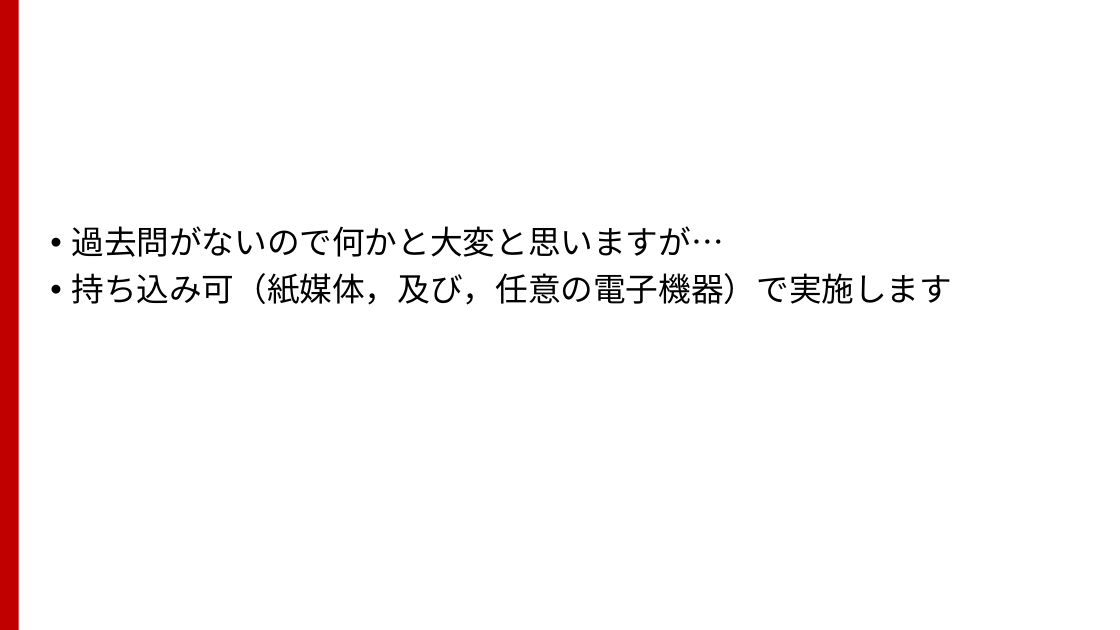
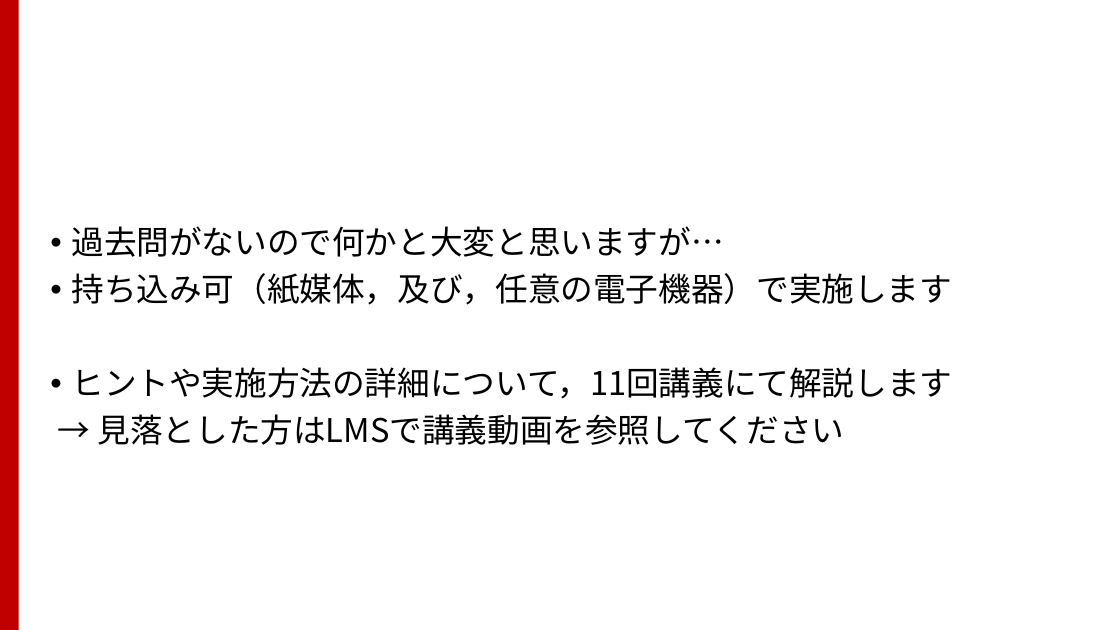
Before and after one commit to TakashiIjiri/TakashiIjiri.github.io, a slide deck: slide 2 of classes/dm2017/DigitalMedia2_14.pptx. Drawn at 1120x630 pixels with LibreOffice and Linux fonts; fonts in the diff are those of the drawing. Boxes give left, top, right and bottom in pixels: in the first picture for what was removed or moved away, otherwise in the second. Text is boxed around its words. In the diff, an @@ line names an element or a change of style, - is before the commit and + after.

```diff
--- a/classes/dm2017/DigitalMedia2_14.pptx
+++ b/classes/dm2017/DigitalMedia2_14.pptx
@@ text at box(71, 367, 952, 445): paragraphs added @@
+• ヒントや実施方法の詳細について，11回講義にて解説します
+→ 見落とした方はLMSで講義動画を参照してください
```
Also in this commit, not shown: 2 other slides changed, 3 other files.
